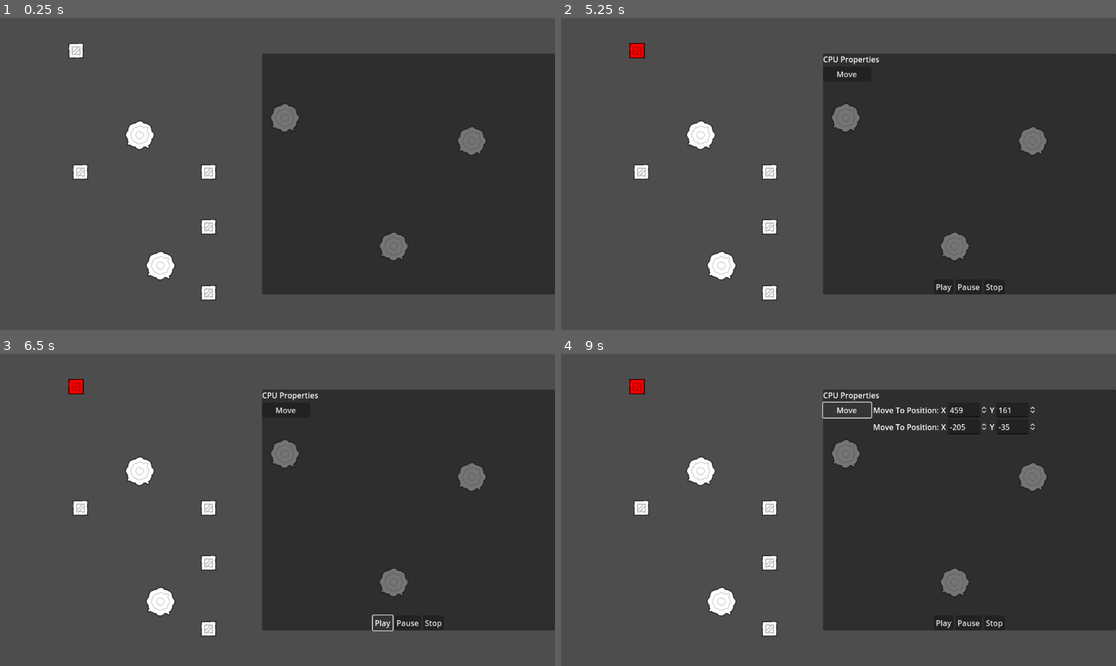
Above: before the commit, frames 1-4 (two rows, left to right).
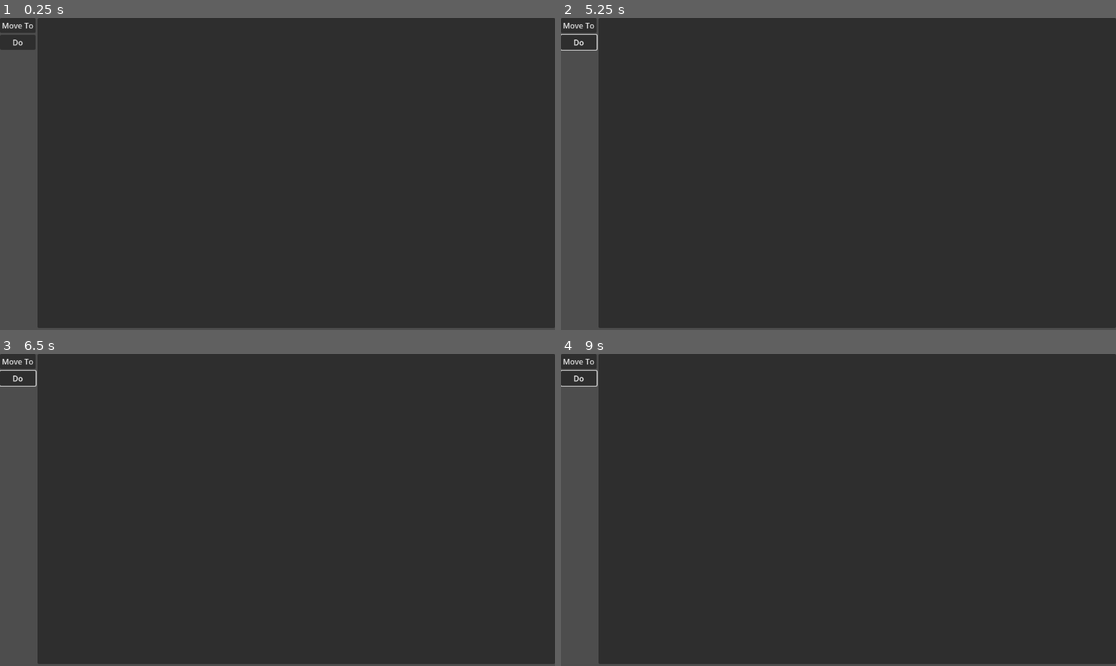
Above: after the commit, the same moments.

Repository: tefla/SpecialCirumstances
Game: Godot game, scene res://Tasks/Editor/ProgramEditor.tscn
Same seed, same stepped clock (60 frames per second), same inputs: the game is played once before the commit and once after it. Before the commit the project starts from res://Game.tscn.
Inputs (mouse positions are in pixels of both pictures, inside the frame that each line leads up to):
- Up to frame 1 (0.25 s): no input
- Up to frame 2 (5.25 s): click (577, 24) at 0.5 s, where only the run after the commit has a clickable "Move To"; click (577, 42) at 1.25 s, where only the run after the commit has a clickable "Do"; click (577, 24) at 2 s, where only the run after the commit has a clickable "Move To"; click (577, 42) at 2.75 s, where only the run after the commit has a clickable "Do"; click (577, 24) at 3.5 s, where only the run after the commit has a clickable "Move To"; click (577, 42) at 4.25 s, where only the run after the commit has a clickable "Do"; tap Enter at 5 s; move the mouse to (638, 49) at 5.02 s; right-click (638, 49) at 5.1 s
- Up to frame 3 (6.5 s): click (382, 622) at 5.75 s, where only the run before the commit has a clickable "Play"
- Up to frame 4 (9 s): click (943, 622) at 6.5 s, where only the run before the commit has a clickable "Play"; click (849, 410) at 7.25 s, where only the run before the commit has a clickable "Move"; click (993, 622) at 8 s, where only the run before the commit has a clickable "Stop"; click (849, 410) at 8.75 s, where only the run before the commit has a clickable "Move"

The runs differ from the first frame. In frame 1, 53% of the frame differs, in the area x 0-100%, y 0-100%; in frame 2, 53%; in frame 3, 53%; in frame 4, 54%.

Commit message:
Init Commit

Diff:
--- a/StateManager/ErroredState.gd
+++ /dev/null
@@ -1,12 +0,0 @@
-extends Node
-var fsm: StateMachine
-
-func enter():
-	print("Hello from State 2!")
-	await get_tree().create_timer(2.0).timeout
-	exit()
-
-
-func exit():
-	# Go back to the last state
-	fsm.back()
--- a/StateManager/FinishedState.gd
+++ /dev/null
@@ -1,12 +0,0 @@
-extends Node
-var fsm: StateMachine
-
-func enter():
-	print("Hello from State 2!")
-	await get_tree().create_timer(2.0).timeout
-	exit()
-
-
-func exit():
-	# Go back to the last state
-	fsm.back()
--- a/StateManager/ReadyState.gd
+++ /dev/null
@@ -1,12 +0,0 @@
-extends Node
-var fsm: StateMachine
-
-func enter():
-	print("Ready State")
-	await get_tree().create_timer(2.0).timeout
-	exit()
-
-
-func exit():
-	# Go back to the last state
-	fsm.back()
--- a/StateManager/RunningState.gd
+++ /dev/null
@@ -1,12 +0,0 @@
-extends Node
-var fsm: StateMachine
-
-func enter():
-	print("Hello from State 2!")
-	await get_tree().create_timer(2.0).timeout
-	exit()
-
-
-func exit():
-	# Go back to the last state
-	fsm.back()
--- a/StateManager/StateMachine.gd
+++ /dev/null
@@ -1,34 +0,0 @@
-extends Node
-class_name StateMachine
-
-var current_state: Object
-
-var history = []
-var states = {}
-
-func _ready():
-	for state in get_children():
-		state.fsm = self
-		states[state.name] = state
-		if current_state:
-			remove_child(state)
-		else:
-			current_state = state
-	current_state.enter()
-
-
-func change_to(state_name):
-	history.append(current_state.name)
-	set_state(state_name)
-
-
-func back():
-	if history.size() > 0:
-		set_state(history.pop_back())
-
-
-func set_state(state_name):
-	remove_child(current_state)
-	current_state = states[state_name]
-	add_child(current_state)
-	current_state.enter()
--- a/StateManager/state_machine.tscn
+++ /dev/null
@@ -1,22 +0,0 @@
-[gd_scene load_steps=6 format=3 uid="uid://bflfcb5dv65nf"]
-
-[ext_resource type="Script" path="res://StateManager/StateMachine.gd" id="1_ue701"]
-[ext_resource type="Script" path="res://StateManager/ReadyState.gd" id="2_kysso"]
-[ext_resource type="Script" path="res://StateManager/RunningState.gd" id="3_tafgl"]
-[ext_resource type="Script" path="res://StateManager/FinishedState.gd" id="4_1apau"]
-[ext_resource type="Script" path="res://StateManager/ErroredState.gd" id="5_hp7kx"]
-
-[node name="StateMachine" type="Node"]
-script = ExtResource("1_ue701")
-
-[node name="Ready" type="Node" parent="."]
-script = ExtResource("2_kysso")
-
-[node name="Running" type="Node" parent="."]
-script = ExtResource("3_tafgl")
-
-[node name="Finished" type="Node" parent="."]
-script = ExtResource("4_1apau")
-
-[node name="Errored" type="Node" parent="."]
-script = ExtResource("5_hp7kx")
--- /dev/null
+++ b/Tasks/Do.gd
@@ -0,0 +1,2 @@
+extends Task
+class_name Do
--- /dev/null
+++ b/Tasks/Do.tres
@@ -0,0 +1,10 @@
+[gd_resource type="Resource" script_class="Do" load_steps=3 format=3 uid="uid://d023pmap6p05r"]
+
+[ext_resource type="Script" path="res://Tasks/Task.gd" id="1_lon7i"]
+[ext_resource type="Script" path="res://Tasks/Do.gd" id="2_lt0eo"]
+
+[resource]
+script = ExtResource("2_lt0eo")
+name = "Do"
+canHaveChildren = true
+children = Array[ExtResource("1_lon7i")]([])
--- /dev/null
+++ b/Tasks/Editor/PaletteItem.gd
@@ -0,0 +1,11 @@
+@tool
+extends Button
+class_name PaletteItem
+
+@export var task: Task
+
+func _ready() -> void:
+	text = task.name
+func _get_drag_data(at_position: Vector2) -> Variant:
+	set_drag_preview(duplicate())
+	return task
--- /dev/null
+++ b/Tasks/Editor/ProgramEditor.gd
@@ -0,0 +1,12 @@
+extends Control
+class_name ProgramEditor
+@onready var taskEditorScene = preload("TaskEditor/TaskEditor.tscn")
+
+func _can_drop_data(at_position: Vector2, data: Variant) -> bool:
+	return data is Task
+
+func _drop_data(at_position: Vector2, data: Variant) -> void:
+	if data is Task:
+		var newTaskEditor = taskEditorScene.instantiate()
+		newTaskEditor.task = data.duplicate()
+		$Program.add_child(newTaskEditor)
--- /dev/null
+++ b/Tasks/Editor/ProgramEditor.tscn
@@ -0,0 +1,50 @@
+[gd_scene load_steps=5 format=3 uid="uid://dsf5esydys6aq"]
+
+[ext_resource type="Script" path="res://Tasks/Editor/PaletteItem.gd" id="1_c0ewk"]
+[ext_resource type="Resource" uid="uid://buy3x7tr70j0y" path="res://Tasks/MoveTo.tres" id="2_2td6i"]
+[ext_resource type="Resource" uid="uid://d023pmap6p05r" path="res://Tasks/Do.tres" id="3_3wbps"]
+[ext_resource type="Script" path="res://Tasks/Editor/ProgramEditor.gd" id="4_mkyr6"]
+
+[node name="ProgramEditor" type="VBoxContainer"]
+anchors_preset = 15
+anchor_right = 1.0
+anchor_bottom = 1.0
+grow_horizontal = 2
+grow_vertical = 2
+
+[node name="MainPanel" type="HBoxContainer" parent="."]
+layout_mode = 2
+size_flags_vertical = 3
+
+[node name="Palette" type="VBoxContainer" parent="MainPanel"]
+unique_name_in_owner = true
+layout_mode = 2
+
+[node name="MoveTo" type="Button" parent="MainPanel/Palette"]
+layout_mode = 2
+text = "Move To"
+script = ExtResource("1_c0ewk")
+task = ExtResource("2_2td6i")
+
+[node name="Do" type="Button" parent="MainPanel/Palette"]
+layout_mode = 2
+text = "Do"
+script = ExtResource("1_c0ewk")
+task = ExtResource("3_3wbps")
+
+[node name="Editor" type="Panel" parent="MainPanel"]
+unique_name_in_owner = true
+layout_mode = 2
+size_flags_horizontal = 3
+script = ExtResource("4_mkyr6")
+
+[node name="Program" type="VBoxContainer" parent="MainPanel/Editor"]
+layout_mode = 1
+anchors_preset = 15
+anchor_right = 1.0
+anchor_bottom = 1.0
+grow_horizontal = 2
+grow_vertical = 2
+
+[node name="Commands" type="HBoxContainer" parent="."]
+layout_mode = 2
--- /dev/null
+++ b/Tasks/Editor/TaskEditor/ChildrenPanel.gd
@@ -0,0 +1,13 @@
+extends Control
+class_name ChildrenPanel
+
+@onready var taskEditorScene = preload("TaskEditor.tscn")
+
+func _can_drop_data(at_position: Vector2, data: Variant) -> bool:
+	return data is Task
+
+func _drop_data(at_position: Vector2, data: Variant) -> void:
+	if data is Task:
+		var newTaskEditor = taskEditorScene.instantiate()
+		newTaskEditor.task = data.duplicate()
+		add_child(newTaskEditor)
--- /dev/null
+++ b/Tasks/Editor/TaskEditor/TaskEditor.gd
@@ -0,0 +1,12 @@
+@tool
+extends Container
+class_name TaskEditor
+
+@export var task: Task
+
+func _ready() -> void:
+	$Header/Name.text = task.name
+	if task.canHaveChildren:
+		%Children.visible = true
+	else:
+		%Children.visible = false
--- /dev/null
+++ b/Tasks/Editor/TaskEditor/TaskEditor.tscn
@@ -0,0 +1,36 @@
+[gd_scene load_steps=4 format=3 uid="uid://bs6amnx2lvmbh"]
+
+[ext_resource type="Script" path="res://Tasks/Editor/TaskEditor/TaskEditor.gd" id="1_xe5rw"]
+[ext_resource type="Resource" uid="uid://buy3x7tr70j0y" path="res://Tasks/MoveTo.tres" id="2_l7ddv"]
+[ext_resource type="Script" path="res://Tasks/Editor/TaskEditor/ChildrenPanel.gd" id="3_ni5i8"]
+
+[node name="TaskEditor" type="VBoxContainer"]
+anchors_preset = 10
+anchor_right = 1.0
+offset_bottom = 47.0
+grow_horizontal = 2
+script = ExtResource("1_xe5rw")
+task = ExtResource("2_l7ddv")
+
+[node name="Header" type="HBoxContainer" parent="."]
+layout_mode = 2
+
+[node name="Name" type="Label" parent="Header"]
+layout_mode = 2
+text = "Move To"
+
+[node name="Parameters" type="PanelContainer" parent="Header"]
+layout_mode = 2
+
+[node name="PanelContainer" type="PanelContainer" parent="."]
+layout_mode = 2
+
+[node name="MarginContainer" type="MarginContainer" parent="PanelContainer"]
+layout_mode = 2
+theme_override_constants/margin_left = 20
+
+[node name="Children" type="VBoxContainer" parent="PanelContainer/MarginContainer"]
+unique_name_in_owner = true
+custom_minimum_size = Vector2(0, 20)
+layout_mode = 2
+script = ExtResource("3_ni5i8")
--- /dev/null
+++ b/Tasks/MoveTo.gd
@@ -0,0 +1,5 @@
+extends Task
+class_name MoveTo
+
+func _exec():
+	pass
--- /dev/null
+++ b/Tasks/MoveTo.tres
@@ -0,0 +1,10 @@
+[gd_resource type="Resource" script_class="MoveTo" load_steps=3 format=3 uid="uid://buy3x7tr70j0y"]
+
+[ext_resource type="Script" path="res://Tasks/Task.gd" id="1_dagxv"]
+[ext_resource type="Script" path="res://Tasks/MoveTo.gd" id="2_y2q1u"]
+
+[resource]
+script = ExtResource("2_y2q1u")
+name = "Move To"
+canHaveChildren = false
+children = Array[ExtResource("1_dagxv")]([])
--- /dev/null
+++ b/Tasks/Task.gd
@@ -0,0 +1,15 @@
+extends Resource
+class_name Task
+
+
+@export var name = "Base Task"
+
+
+#region Children
+@export var canHaveChildren: bool = false
+@export var children: Array[Task] = []
+#endregion
+
+
+func _exec():
+	pass
--- a/UI/Blocks/Block.tscn
+++ /dev/null
@@ -1,25 +0,0 @@
-[gd_scene load_steps=2 format=3 uid="uid://c1ai73ckov12i"]
-
-[ext_resource type="Texture2D" uid="uid://dmx4a3ogvmmhh" path="res://Assets/Button Active.png" id="1_xjbay"]
-
-[node name="Block" type="Button"]
-anchors_preset = 15
-anchor_right = 1.0
-anchor_bottom = 1.0
-grow_horizontal = 2
-grow_vertical = 2
-size_flags_horizontal = 3
-size_flags_vertical = 3
-text = "Hello"
-
-[node name="NinePatchRect" type="NinePatchRect" parent="."]
-layout_mode = 1
-anchors_preset = 15
-anchor_right = 1.0
-anchor_bottom = 1.0
-grow_horizontal = 2
-grow_vertical = 2
-texture = ExtResource("1_xjbay")
-region_rect = Rect2(27, 16, 62, 6)
-axis_stretch_horizontal = 1
-axis_stretch_vertical = 1
--- a/Unit/Components/Motor/MoveEditor.tscn
+++ b/Unit/Components/Motor/MoveEditor.tscn
@@ -1,7 +1,6 @@
-[gd_scene load_steps=3 format=3 uid="uid://cgug2ii8xy8hx"]
+[gd_scene load_steps=2 format=3 uid="uid://cgug2ii8xy8hx"]
 
 [ext_resource type="Script" path="res://Unit/Components/Motor/move_editor.gd" id="1_osur1"]
-[ext_resource type="PackedScene" uid="uid://bflfcb5dv65nf" path="res://StateManager/state_machine.tscn" id="2_0kgms"]
 
 [node name="MoveEditor" type="HBoxContainer"]
 anchors_preset = 8
@@ -42,5 +41,3 @@
 min_value = -1000.0
 max_value = 1000.0
 update_on_text_changed = true
-
-[node name="StateMachine" parent="." instance=ExtResource("2_0kgms")]
--- a/project.godot
+++ b/project.godot
@@ -11,7 +11,7 @@
 [application]
 
 config/name="Special Circumstances"
-run/main_scene="res://Game.tscn"
+run/main_scene="res://Tasks/Editor/ProgramEditor.tscn"
 config/features=PackedStringArray("4.3", "Forward Plus")
 config/icon="res://Assets/icon.svg"
 
